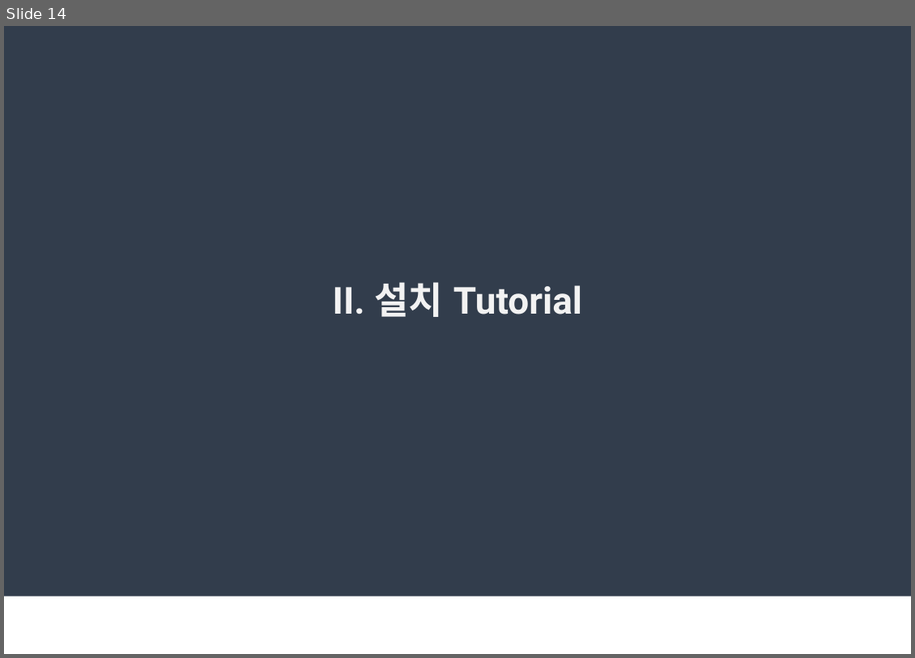
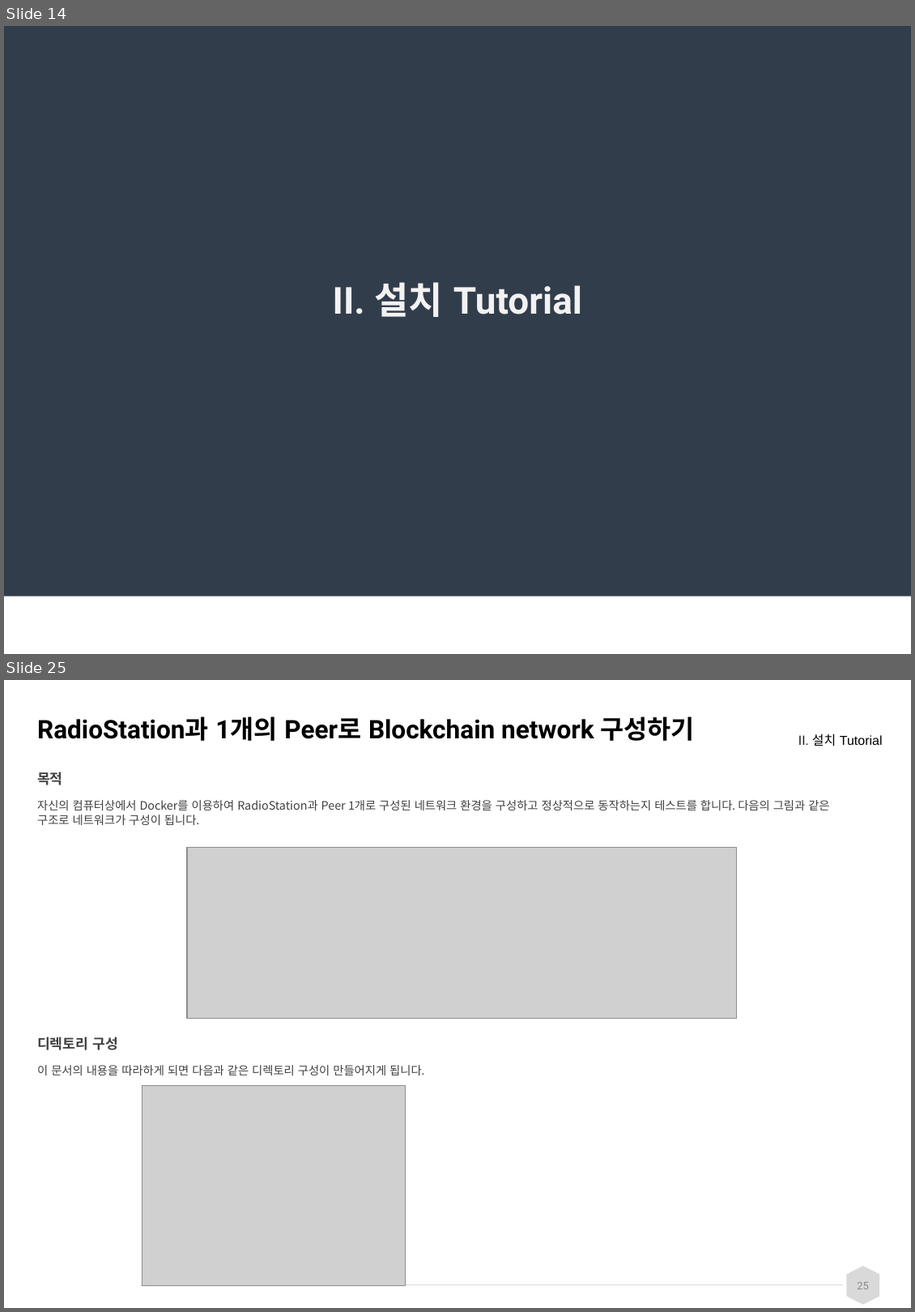
Before and after one commit to spritofwind/loopchain-docs, a slide deck: loopchain_교육_20180322_v0.1.pptx. Shown one above the other, each under a label of ours: slide 14 before the commit, slides 14 and 25 after it; the slides between them are not shown. The pictures are 915x658 and 915x1312 pixels, drawn with LibreOffice and Linux fonts; fonts in the diff are those of the drawing; grey boxes stand for pictures; background and template pictures are left out. Boxes give left, top, right and bottom in pixels: in the first picture for what was removed or moved away, otherwise in the second. Text is boxed around its words. In the diff, an @@ line names an element or a change of style, - is before the commit and + after.

```diff
--- a/loopchain_교육_20180322_v0.1.pptx
+++ b/loopchain_교육_20180322_v0.1.pptx
@@ slide 25 added at (4,680,911,1308), background #FFFFFF @@
@@ title added at (37,716,695,741), 22 pt, text #000000, bold @@
+RadioStation과 1개의 Peer로 Blockchain network 구성하기
@@ text added at (799,733,883,746), 11.1 pt, text #000000 @@
+II. 설치 Tutorial
@@ text added at (37,772,829,1075), 10 pt, text #404040 @@
+목적
+자신의 컴퓨터상에서 Docker를 이용하여 RadioStation과 Peer 1개로 구성된 네트워크 환경을 구성하고 정상적으로 동작하는지 테스트를 합니다. 다음의 그림과 같은 구조로 네트워크가 구성이 됩니다.
+디렉토리 구성
+이 문서의 내용을 따라하게 되면 다음과 같은 디렉토리 구성이 만들어지게 됩니다.
@@ picture added at (187,848,737,1019) @@
@@ picture added at (143,1087,405,1286) @@
@@ line added from (142, 1286) to (843, 1286), #D9D9D9 0.5 pt @@
@@ hexagon added at (846,1266,880,1305), fill #D9D9D9 @@
@@ page number added at (857,1282,869,1289), 9 pt, text #8C8C8C @@
+25
```
Also in this commit, not shown: 12 slides changed, 55 other slides added, 7 other files.
